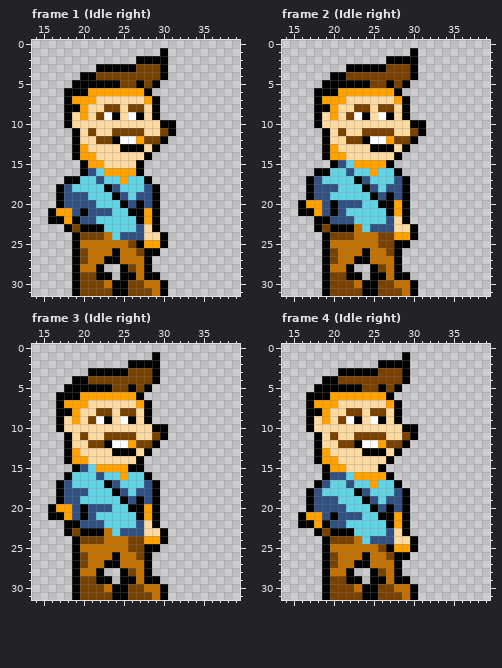
Pixel-art file: Art/Characters/Player/Player-unit.aseprite. That is the earlier state.
48x32 pixels, 10 frames. Shown: frame 1 (Idle right): x 14..39, y 0..31; frame 2 (Idle right): x 14..39, y 0..31; frame 3 (Idle right): x 14..39, y 0..31; frame 4 (Idle right): x 14..39, y 0..31. The commit also changed other frames, which this record leaves out.
New version:
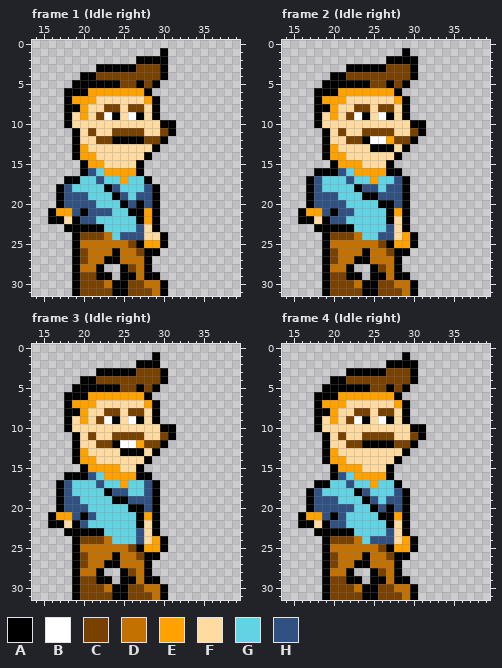
Palette (. is transparent): A #000000  B #ffffff  C #794100  D #c37100  E #ffa200  F #ffdba2  G #61d3e3  H #305182
The author wrote: Added player character to the game
The edit:
Frame 1 (Idle right):
y 12: x 25..27 BBE -> AAA
y 13: x 25..27 AAA -> FFF
y 22: x 18 E -> F
y 23: x 19 C -> A
Frame 2 (Idle right):
y 1: x 29..30 .A -> A.
y 15: x 21..22 HG -> EE; x 24..26 EEE -> FFF
y 16: x 20..24 GGHGG -> AHGEE; x 26..27 GG -> EA
y 17: x 22..25 GAHG -> HGGE
y 18: x 19..20 HH -> GG; x 23..24 GA -> AH
y 19: x 20 G -> H; x 24 G -> A; x 27 A -> H
y 20: x 16..18 AEE -> .AH; x 20 A -> H; x 22..23 HH -> GG; x 28 E -> H
y 21: x 17 A -> E; x 22 G -> H
y 22: x 16..18 ..A -> AAF; x 22 H -> G; x 27 H -> A
y 23: x 19 C -> A; x 23 D -> G; x 25..26 HH -> GG; x 29..30 FA -> A.
y 24: x 24..28 DDCCE -> GGHHF
y 25: x 27..30 CAA. -> AEEA
y 26: x 29 . -> A
Frame 3 (Idle right):
y 2: x 26 A -> .
y 3: x 21 A -> .; x 26 C -> A; x 29..30 A. -> CA
y 4: x 19 A -> .; x 21 C -> A; x 29..30 A. -> CA
y 5: x 18 A -> .; x 24 C -> A; x 26..29 ACA. -> CACA
y 6: x 17 A -> .; x 20 E -> A; x 27..28 A. -> EA
y 7: x 17..18 AE -> .A; x 21 F -> E; x 27..29 EA. -> FEA
y 8: x 17 A -> .; x 19..20 EF -> AE; x 22 C -> F; x 24..25 FC -> CF; x 27..29 FA. -> CFA
y 9: x 17..29 AFEFCBAFBAFA. -> .AFEFCBAFBAFA
y 10: x 17..18 AF -> .A; x 29 A -> F; x 31 . -> A
y 11: x 18..21 AFCF -> .AFC; x 23 C -> F; x 27 F -> C; x 29..31 CA. -> FCA
y 12: x 18..19 AF -> .A; x 21 C -> F; x 23..24 AB -> CA; x 26..27 EC -> BE; x 29..30 A. -> CA
y 13: x 18..20 AEF -> .AE; x 24 A -> F; x 27..29 FA. -> AFA
y 14: x 18..19 AE -> .A; x 21 F -> E; x 27..28 A. -> FA
y 15: x 19..21 AHG -> .AE; x 25..26 EA -> FF
y 16: x 19..24 GGGHGG -> AAHGEE; x 26..27 GG -> EA
y 17: x 22..25 GAHG -> HGGE
y 18: x 19..20 HH -> GG; x 23..24 GA -> AH; x 27 H -> G
y 19: x 24 G -> A; x 27 A -> H
y 20: x 16..18 AEE -> .AH; x 20..23 AHHH -> HGGG; x 28 E -> H
y 21: x 17 A -> E
y 22: x 16..18 ..A -> AAF; x 21..22 HH -> GG; x 27 H -> A
y 23: x 19 C -> A; x 23 D -> G; x 25..26 HH -> GG; x 29..30 FA -> A.
y 24: x 24..28 DDCCE -> GGGHF
y 25: x 27..30 CAA. -> AEEA
y 26: x 29 . -> A
Frame 4 (Idle right):
y 2: x 26 A -> .; x 30 . -> A
y 3: x 21 A -> .; x 26 C -> A; x 29..30 A. -> CA
y 4: x 19 A -> .; x 21 C -> A; x 29..30 A. -> CA
y 5: x 18 A -> .; x 24 C -> A; x 26..29 ACA. -> CACA
y 6: x 17 A -> .; x 20 E -> A; x 27..28 A. -> EA
y 7: x 17..18 AE -> .A; x 21 F -> E; x 27..29 EA. -> FEA
y 8: x 17 A -> .; x 19..20 EF -> AE; x 22 C -> F; x 24..25 FC -> CF; x 27..29 FA. -> CFA
y 9: x 17..29 AFEFCBAFBAFA. -> .AFEFCBAFBAFA
y 10: x 17..18 AF -> .A; x 29 A -> F; x 31 . -> A
y 11: x 18..21 AFCF -> .AFC; x 23 C -> F; x 27 F -> C; x 29..31 CA. -> FCA
y 12: x 18..19 AF -> .A; x 21 C -> F; x 23..27 ABBEC -> CAAAA; x 29..30 A. -> CA
y 13: x 18..20 AEF -> .AE; x 24..26 AAA -> FFF; x 28..29 A. -> FA
y 14: x 18..19 AE -> .A; x 21 F -> E; x 27..28 A. -> FA
y 15: x 19..20 AE -> .A; x 22..23 FF -> EE; x 26..27 A. -> FA
y 16: x 19..20 AH -> .A
y 17: x 19 H -> A
y 20: x 22 G -> H
y 21: x 22..23 HH -> GG
y 22: x 18 E -> F; x 28 E -> F
y 23: x 19 C -> A
y 24: x 29 F -> E
